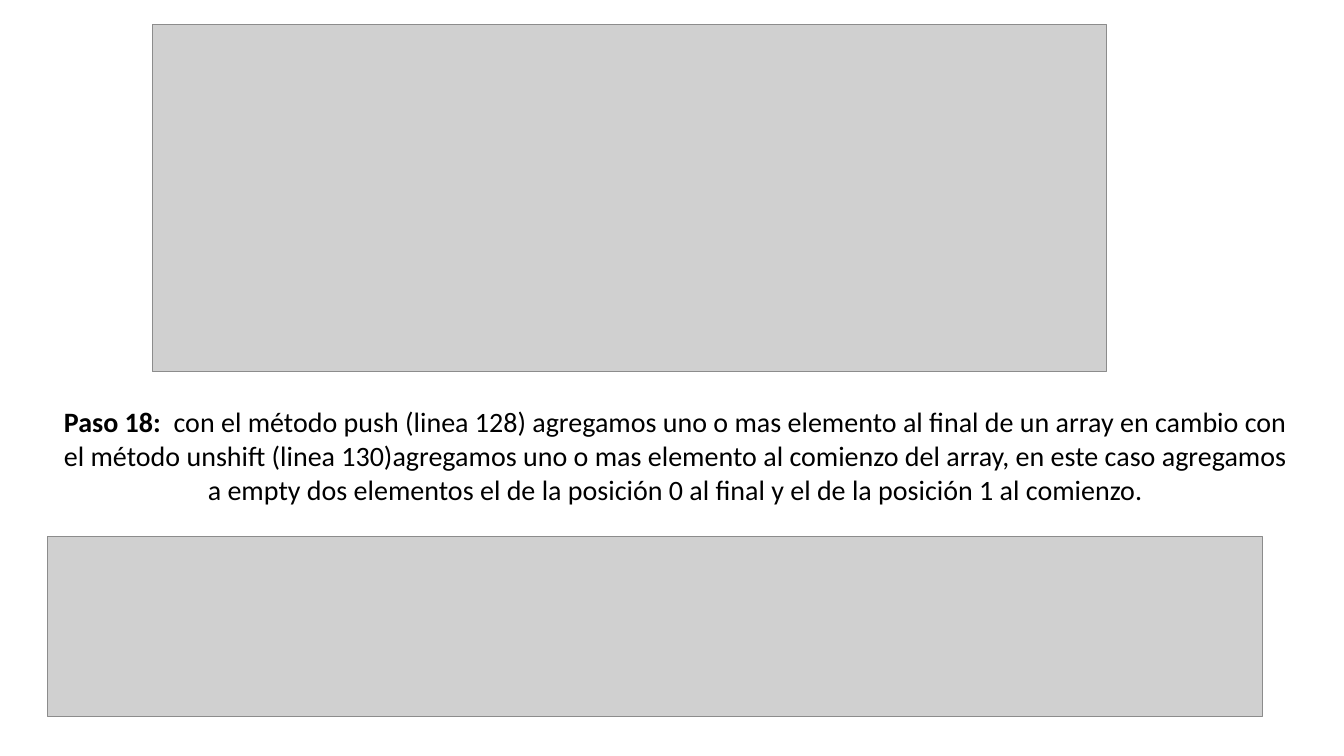
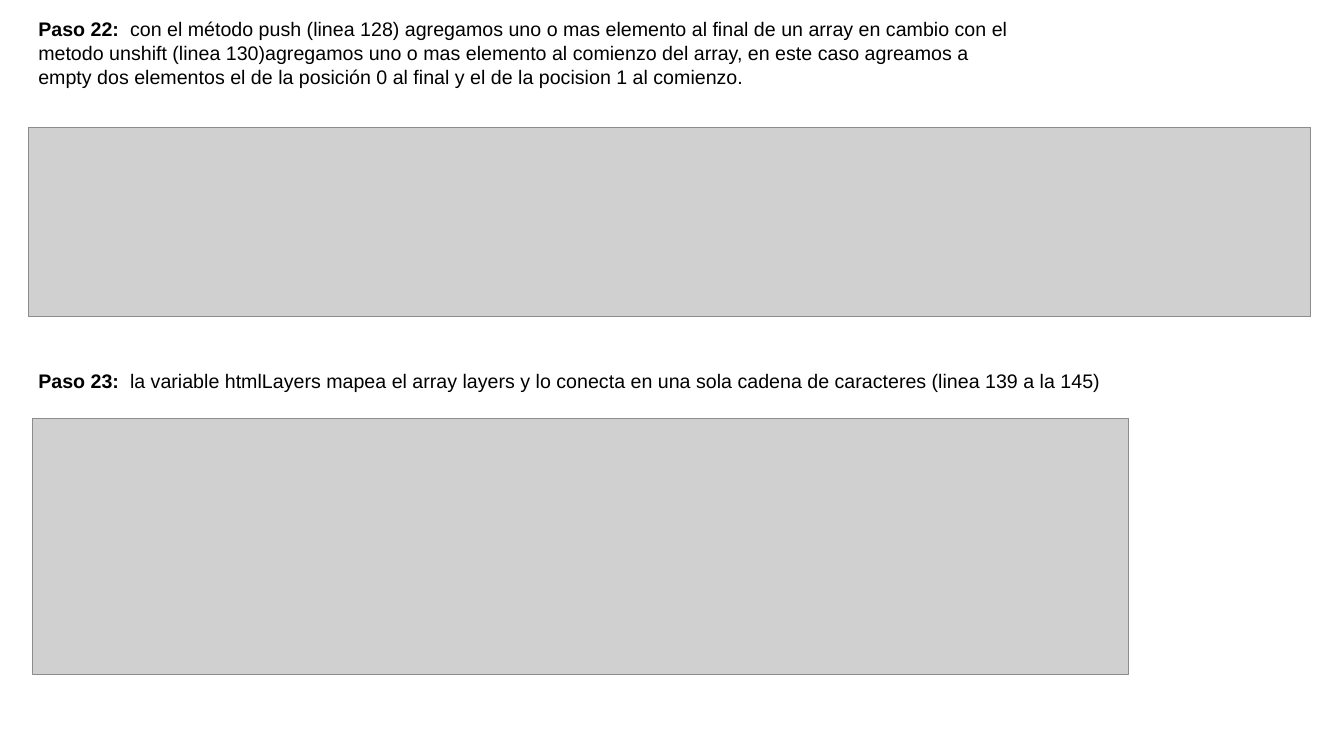
Before and after one commit to ADS02023/tecladoVirtual, a slide deck: slide 30 of Teclado.pptx (slide 26 before the commit). Drawn at 1344x756 pixels with LibreOffice and Linux fonts; fonts in the diff are those of the drawing; grey boxes stand for pictures; background and template pictures are left out. Boxes give left, top, right and bottom in pixels: in the first picture for what was removed or moved away, otherwise in the second. Text is boxed around its words. In the diff, an @@ line names an element or a change of style, - is before the commit and + after.

```diff
--- a/Teclado.pptx
+++ b/Teclado.pptx
@@ text at bbox=[38, 21, 1007, 88]: text changed; size 20 to 14 pt; font Calibri to Arial @@
-Paso 18: con el método push (linea 128) agregamos uno o mas elemento al final de un array en cambio con el método unshift (linea 130)agregamos uno o mas elemento al comienzo del array, en este caso agregamos a empty dos elementos el de la posición 0 al final y el de la posición 1 al comienzo.
+Paso 22: con el método push (linea 128) agregamos uno o mas elemento al final de un array en cambio con el metodo unshift (linea 130)agregamos uno o mas elemento al comienzo del array, en este caso agreamos a empty dos elementos el de la posición 0 al final y el de la pocision 1 al comienzo.
@@ picture removed at bbox=[152, 24, 1107, 372] @@
@@ picture: place and size @@
-picture at bbox=[47, 536, 1262, 716]
+picture at bbox=[28, 127, 1311, 317]
@@ text added at bbox=[38, 373, 1099, 392], 14 pt, text #000000 @@
+Paso 23: la variable htmlLayers mapea el array layers y lo conecta en una sola cadena de caracteres (linea 139 a la 145)
@@ picture added at bbox=[32, 418, 1128, 675] @@
```
Also in this commit, not shown: 15 other slides changed, 14 slides added, 4 slides removed, 5 other files.
